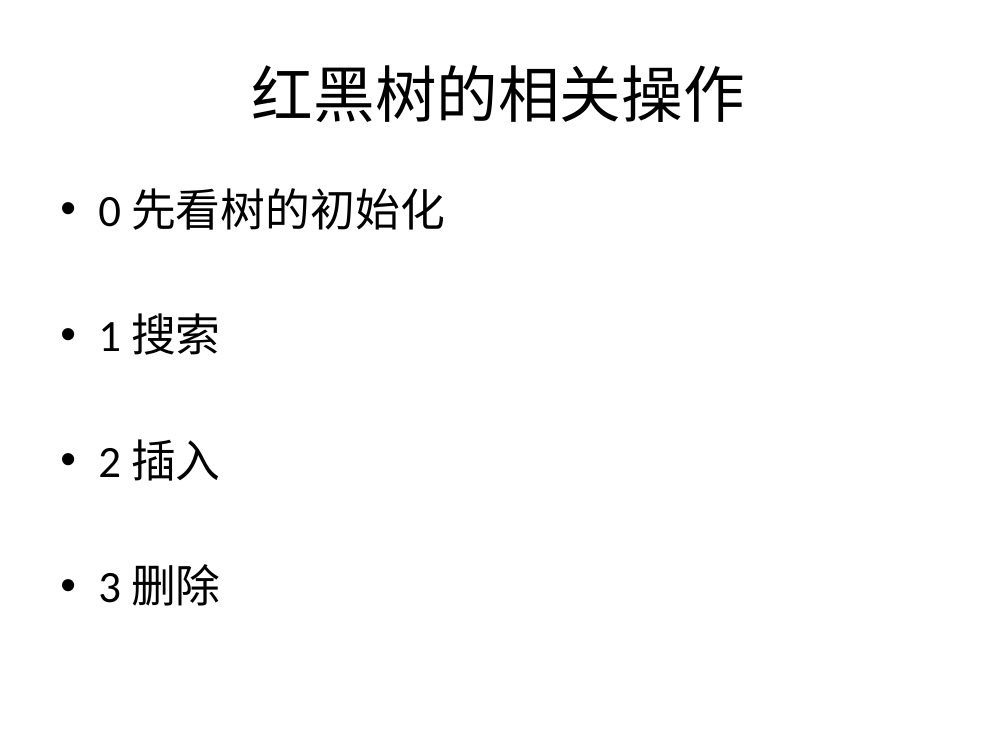
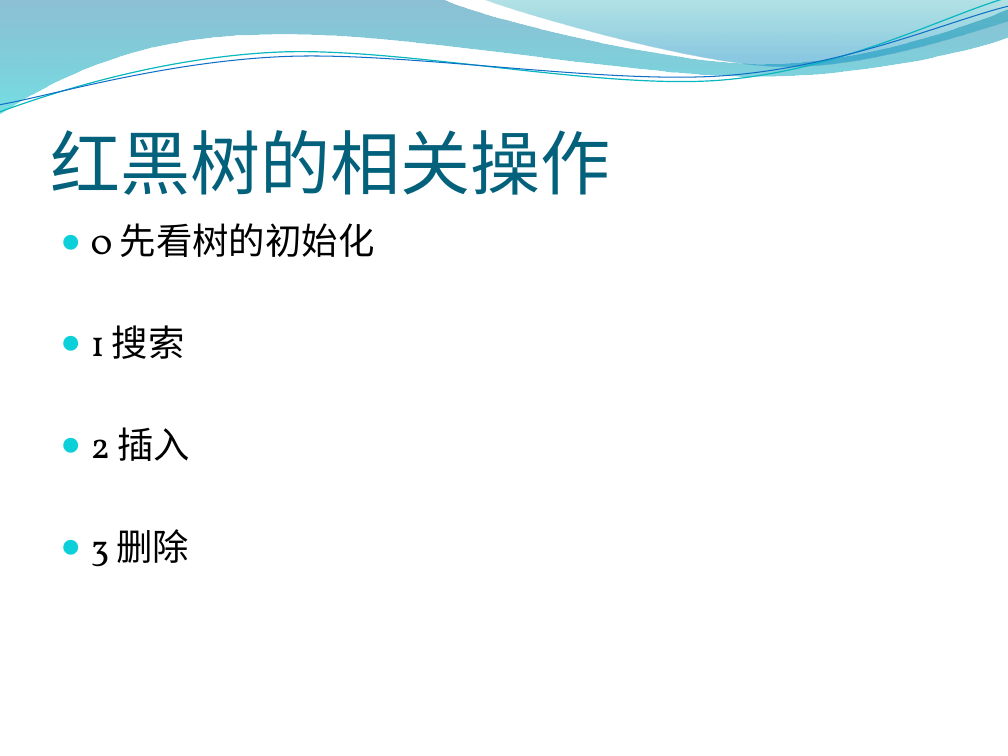
Before and after one commit to justery/JoyCpp, a slide deck: slide 16 of JoyCpp/rb_tree/rb_tree.pptx (slide 15 before the commit). Drawn at 1008x756 pixels with LibreOffice and Linux fonts; fonts in the diff are those of the drawing; background and template pictures are left out. Boxes give left, top, right and bottom in pixels: in the first picture for what was removed or moved away, otherwise in the second. Text is boxed around its words. In the diff, an @@ line names an element or a change of style, - is before the commit and + after.

```diff
--- a/JoyCpp/rb_tree/rb_tree.pptx
+++ b/JoyCpp/rb_tree/rb_tree.pptx
@@ freeform shape added at (0, 0, 1008, 114), fill gradient #0074A1 to #00C6CF @@
@@ freeform shape added at (0, 0, 1008, 117), outline #0AB8BF 0.85 pt @@
@@ freeform shape added at (0, 6, 1008, 112), outline #0F6FC6 0.75 pt @@
@@ freeform shape added at (483, 0, 1008, 70), fill gradient #00A1A9 to #008BBF @@
@@ title "红黑树的相关操作": place and size @@
-title "红黑树的相关操作" at (252, 65, 745, 122)
+title "红黑树的相关操作" at (50, 130, 610, 195)
@@ title "红黑树的相关操作" at (50, 130, 610, 195): size 44 to 50 pt, text colour #000000 to #04617B; alignment centre to left; vertical alignment middle to bottom @@
@@ text "0 先看树的初始化": place and size @@
-text "0 先看树的初始化" at (98, 188, 445, 606)
+text "0 先看树的初始化" at (91, 223, 375, 567)
@@ text "0 先看树的初始化" at (91, 223, 375, 567): size 32 to 26 pt, font Calibri to Vollkorn; bullet • to ●; less space between paragraphs @@
```
Also in this commit, not shown: 14 other slides changed, 5 slides added, 2 slides removed, 3 other files.
